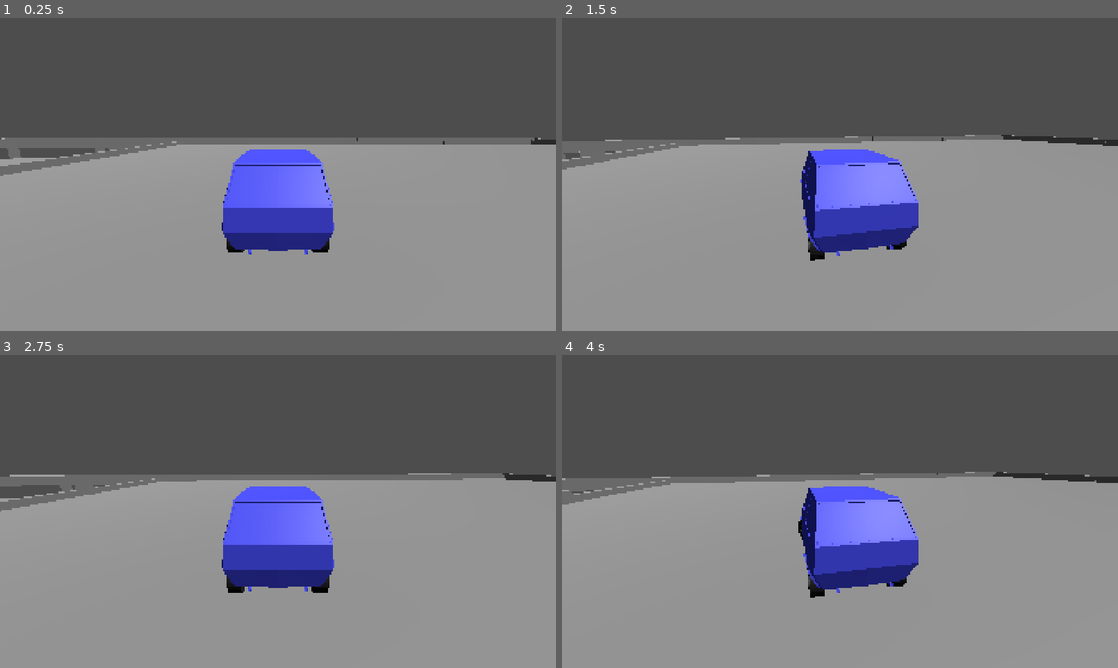
Above: before the commit, frames 1-4 (two rows, left to right).
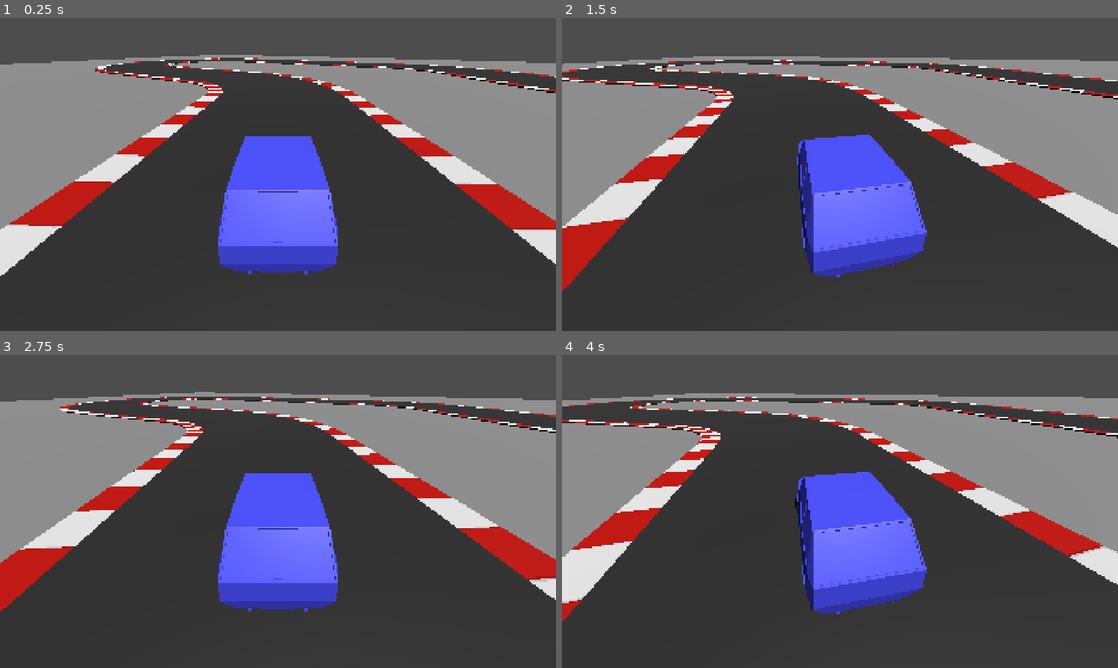
Above: after the commit, the same moments.

Repository: joelhari/my-racing-game
Game: Godot game, scene res://game.tscn
The game is run twice, just before and just after one commit, with the same random seed, the same clock (stepped at 60 frames per second) and the same inputs.
Inputs:
- Up to frame 1 (0.25 s): no input
- Up to frame 2 (1.5 s): hold D (right) 0.53-1.28 s; hold S (break) 0.53-1.28 s; hold F (shift_down) from 1.28 s (still down); tap Left (look_left) at 1.35 s
- Up to frame 3 (2.75 s): release F (shift_down) at 2.03 s; hold D (right) from 2.03 s (still down); tap Right (look_right) at 2.1 s
- Up to frame 4 (4 s): release D (right) at 2.78 s; hold W (accelerate) 2.78-3.53 s; tap S (break) at 2.85 s; hold A (left) from 3.53 s (still down); tap Left (look_left) at 3.6 s

The runs differ from the first frame. In frame 1, 76% of the frame differs, in the area x 0-100%, y 11-100%; in frame 2, 76%, in the area x 0-100%, y 12-100%; in frame 3, 75%; in frame 4, 76%.

Commit message:
implement hexagonal track

Diff:
--- a/game.tscn
+++ b/game.tscn
@@ -3,6 +3,7 @@
 [ext_resource type="PackedScene" uid="uid://c3fh0kq2pckke" path="res://assets/models/tracks/parking_garage_2.glb" id="1_e2o6t"]
 [ext_resource type="PackedScene" uid="uid://ooxmr8h12uw0" path="res://objects/cars/car.tscn" id="2_feb5d"]
 [ext_resource type="Script" uid="uid://bfss2ay3swupq" path="res://camera_controls.gd" id="3_feb5d"]
+[ext_resource type="PackedScene" uid="uid://dkxjluj8gsve1" path="res://objects/tracks/track_1.tscn" id="4_fc0e3"]
 
 [sub_resource type="Environment" id="Environment_6kggx"]
 
@@ -15,11 +16,14 @@
 transform = Transform3D(0.69909847, -0.60673296, 0.37833378, 0, 0.5291194, 0.8485474, -0.7150254, -0.5932182, 0.3699065, 0, 7.498417, 0)
 
 [node name="parking_garage_2" parent="." unique_id=2038809731 instance=ExtResource("1_e2o6t")]
-transform = Transform3D(1, 0, 0, 0, 1, 0, 0, 0, 1, -0.7534708, 0, 0.1812439)
+transform = Transform3D(1, 0, 0, 0, 1, 0, 0, 0, 1, 7.6523976, 0.12512445, 57.897625)
 
 [node name="Car" parent="." unique_id=305355653 instance=ExtResource("2_feb5d")]
-transform = Transform3D(1, 0, 0, 0, 1, 0, 0, 0, 1, 0, 4.642896, 0)
+transform = Transform3D(0.8607708, 0, 0.50899273, 0, 1, 0, -0.50899273, 0, 0.8607708, 59.331196, 0.26447225, 26.074654)
 
 [node name="Camera3D" type="Camera3D" parent="Car" unique_id=625482712]
-transform = Transform3D(1, 0, 0, 0, 0.9728859, 0.23128554, 0, -0.23128554, 0.9728859, 0, 1.8634129, 3.8704123)
+transform = Transform3D(1, 0, 0, 0, 0.84571105, 0.5336411, 0, -0.5336411, 0.84571105, 0, 2.7248178, 3.0909579)
 script = ExtResource("3_feb5d")
+
+[node name="Track1" parent="." unique_id=114421550 instance=ExtResource("4_fc0e3")]
+transform = Transform3D(1, 0, 0, 0, 1, 0, 0, 0, 1, 64.549484, 0, 10.860577)
--- /dev/null
+++ b/objects/tracks/hex_snap.gd
@@ -0,0 +1,50 @@
+
+@tool
+extends Node3D
+
+@export var hex_size: float = 8.0
+
+func _process(_delta: float) -> void:
+    if not Engine.is_editor_hint():
+        return
+
+    for child in get_children():
+        if child is not Node3D:
+            continue
+
+        var pos: Vector3 = child.position
+        var snapped := snap_to_hex(Vector2(pos.x, pos.z))
+
+        if Vector2(pos.x, pos.z).distance_to(snapped) > 0.001:
+            child.position = Vector3(
+                snapped.x,
+                pos.y,
+                snapped.y
+            )
+
+
+func snap_to_hex(point: Vector2) -> Vector2:
+    # Pointy-top hexagons
+    var q := (sqrt(3.0) / 3.0 * point.x - point.y / 3.0) / hex_size
+    var r := (2.0 / 3.0 * point.y) / hex_size
+
+    # Round cube coordinates
+    var x := roundf(q)
+    var z := roundf(r)
+    var y := roundf(-q - r)
+
+    var dx := absf(x - q)
+    var dy := absf(y + q + r)
+    var dz := absf(z - r)
+
+    if dx > dy and dx > dz:
+        x = -y - z
+    elif dy > dz:
+        y = -x - z
+    else:
+        z = -x - y
+
+    return Vector2(
+        hex_size * sqrt(3.0) * (x + z / 2.0),
+        hex_size * 1.5 * z
+    )
--- /dev/null
+++ b/objects/tracks/track_1.tscn
@@ -0,0 +1,91 @@
+[gd_scene format=3 uid="uid://dkxjluj8gsve1"]
+
+[ext_resource type="PackedScene" uid="uid://chkl8ewpe34tr" path="res://assets/models/tracks/track_straight.glb" id="2_87d7m"]
+[ext_resource type="Script" uid="uid://bxbv8q68b3etc" path="res://objects/tracks/hex_snap.gd" id="2_ak41n"]
+[ext_resource type="PackedScene" uid="uid://ch83k4074xymy" path="res://assets/models/tracks/track_curve_left.glb" id="3_87d7m"]
+[ext_resource type="PackedScene" uid="uid://dwouof4vkuuov" path="res://assets/models/tracks/track_curve_right.glb" id="4_tsy2k"]
+
+[sub_resource type="QuadMesh" id="QuadMesh_6kggx"]
+size = Vector2(120, 120)
+orientation = 1
+
+[sub_resource type="BoxShape3D" id="BoxShape3D_6kggx"]
+size = Vector3(120, 1, 120)
+
+[node name="Track1" type="Node3D" unique_id=114421550]
+script = ExtResource("2_ak41n")
+
+[node name="StaticBody3D" type="StaticBody3D" parent="." unique_id=422301176]
+transform = Transform3D(1, 0, 0, 0, 1, 0, 0, 0, 1, -6.928203, 0.11093736, 12)
+collision_layer = 8
+collision_mask = 0
+
+[node name="MeshInstance3D" type="MeshInstance3D" parent="StaticBody3D" unique_id=1849464095]
+mesh = SubResource("QuadMesh_6kggx")
+
+[node name="CollisionShape3D" type="CollisionShape3D" parent="StaticBody3D" unique_id=1276642076]
+transform = Transform3D(1, 0, 0, 0, 1, 0, 0, 0, 1, 0, -0.5, 0)
+shape = SubResource("BoxShape3D_6kggx")
+
+[node name="track_straight" parent="." unique_id=1052016034 instance=ExtResource("2_87d7m")]
+transform = Transform3D(0.8660253, 0, 0.49999997, 0, 1, 0, -0.49999997, 0, 0.8660253, -6.928203, 0, 12)
+
+[node name="track_straight5" parent="." unique_id=773804908 instance=ExtResource("2_87d7m")]
+transform = Transform3D(-0.8660253, 0, -0.4999999, 0, 1, 0, 0.4999999, 0, -0.8660253, 13.856406, 0, 0)
+
+[node name="track_straight6" parent="." unique_id=955922794 instance=ExtResource("2_87d7m")]
+transform = Transform3D(-0.8660253, 0, -0.4999999, 0, 1, 0, 0.4999999, 0, -0.8660253, 6.928203, 0, -12)
+
+[node name="track_straight7" parent="." unique_id=1718148446 instance=ExtResource("2_87d7m")]
+transform = Transform3D(0, 0, -0.9999999, 0, 1, 0, 0.9999999, 0, 0, -13.856406, 0, -24)
+
+[node name="track_straight8" parent="." unique_id=219963244 instance=ExtResource("2_87d7m")]
+transform = Transform3D(0, 0, -0.9999999, 0, 1, 0, 0.9999999, 0, 0, -27.712812, 0, -24)
+
+[node name="track_straight9" parent="." unique_id=3473722 instance=ExtResource("2_87d7m")]
+transform = Transform3D(8.742277e-08, 0, 0.9999999, 0, 1, 0, -0.9999999, 0, 8.742277e-08, -27.712812, 0, 0)
+
+[node name="track_straight2" parent="." unique_id=517499812 instance=ExtResource("2_87d7m")]
+transform = Transform3D(0.8660254, 0, 0.5, 0, 1, 0, -0.5, 0, 0.8660254, 0, 0, 24)
+
+[node name="track_straight3" parent="." unique_id=765277454 instance=ExtResource("2_87d7m")]
+transform = Transform3D(-0.86602527, 0, 0.50000006, 0, 1, 0, -0.50000006, 0, -0.86602527, 34.641018, 0, 36)
+
+[node name="track_straight4" parent="." unique_id=1083663498 instance=ExtResource("2_87d7m")]
+transform = Transform3D(-0.8660253, 0, 0.50000006, 0, 1, 0, -0.50000006, 0, -0.8660253, 27.712812, 0, 48)
+
+[node name="track_curve_left" parent="." unique_id=1687541352 instance=ExtResource("3_87d7m")]
+transform = Transform3D(1.1920929e-07, 0, 0.99999994, 0, 1, 0, -0.99999994, 0, 1.1920929e-07, 6.928203, 0, 36)
+
+[node name="track_curve_left3" parent="." unique_id=1691534578 instance=ExtResource("3_87d7m")]
+transform = Transform3D(-0.86602527, 0, 0.5, 0, 1, 0, -0.5, 0, -0.86602527, -13.856406, 0, 0)
+
+[node name="track_curve_left2" parent="." unique_id=815323178 instance=ExtResource("3_87d7m")]
+transform = Transform3D(0.8660252, 0, -0.50000006, 0, 1, 0, 0.50000006, 0, 0.8660252, 20.784609, 0, 12)
+
+[node name="track_curve_right" parent="." unique_id=885058254 instance=ExtResource("4_tsy2k")]
+transform = Transform3D(-5.9604645e-08, 0, 1, 0, 1, 0, -1, 0, -5.9604645e-08, 0, 0, 48)
+
+[node name="track_curve_right2" parent="." unique_id=412353680 instance=ExtResource("4_tsy2k")]
+transform = Transform3D(-0.86602545, 0, 0.4999999, 0, 1, 0, -0.4999999, 0, -0.86602545, 6.928203, 0, 60)
+
+[node name="track_curve_right3" parent="." unique_id=146689184 instance=ExtResource("4_tsy2k")]
+transform = Transform3D(-0.8660253, 0, -0.5000001, 0, 1, 0, 0.5000001, 0, -0.8660253, 20.784609, 0, 60)
+
+[node name="track_curve_right7" parent="." unique_id=1245506143 instance=ExtResource("4_tsy2k")]
+transform = Transform3D(0.86602545, 0, 0.5, 0, 1, 0, -0.5, 0, 0.86602545, -41.569218, 0, -24)
+
+[node name="track_curve_right8" parent="." unique_id=14765128 instance=ExtResource("4_tsy2k")]
+transform = Transform3D(-5.9604645e-08, 0, 1, 0, 1, 0, -1, 0, -5.9604645e-08, -48.49742, 0, -12)
+
+[node name="track_curve_right9" parent="." unique_id=1658975550 instance=ExtResource("4_tsy2k")]
+transform = Transform3D(-0.86602545, 0, 0.49999997, 0, 1, 0, -0.49999997, 0, -0.86602545, -41.569218, 0, 0)
+
+[node name="track_curve_right4" parent="." unique_id=1369482463 instance=ExtResource("4_tsy2k")]
+transform = Transform3D(1.3411045e-07, 0, -0.99999994, 0, 1, 0, 0.99999994, 0, 1.3411045e-07, 41.569218, 0, 24)
+
+[node name="track_curve_right5" parent="." unique_id=1815041074 instance=ExtResource("4_tsy2k")]
+transform = Transform3D(0.8660254, 0, -0.4999998, 0, 1, 0, 0.4999998, 0, 0.8660254, 34.641018, 0, 12)
+
+[node name="track_curve_right6" parent="." unique_id=579813977 instance=ExtResource("4_tsy2k")]
+transform = Transform3D(0.8660254, 0, -0.4999998, 0, 1, 0, 0.4999998, 0, 0.8660254, 0, 0, -24)
Binary file added: assets/models/tracks/track_curve_left.glb
Not shown, added: assets/models/tracks/track_curve_left.glb.import
Binary file added: assets/models/tracks/track_curve_right.glb
Not shown, added: assets/models/tracks/track_curve_right.glb.import
Binary file added: assets/models/tracks/track_straight.glb
Not shown, added: assets/models/tracks/track_straight.glb.import
Not shown, added: objects/tracks/hex_snap.gd.uid
